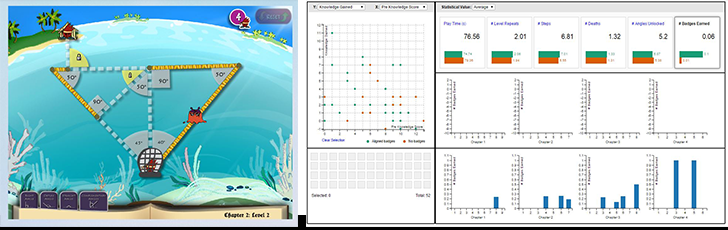
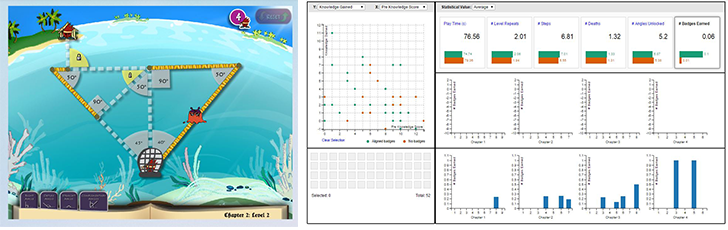
Layers edited between the first and the second 728 × 230 image:
painted on "Background" over [0, 215, 728, 230]
